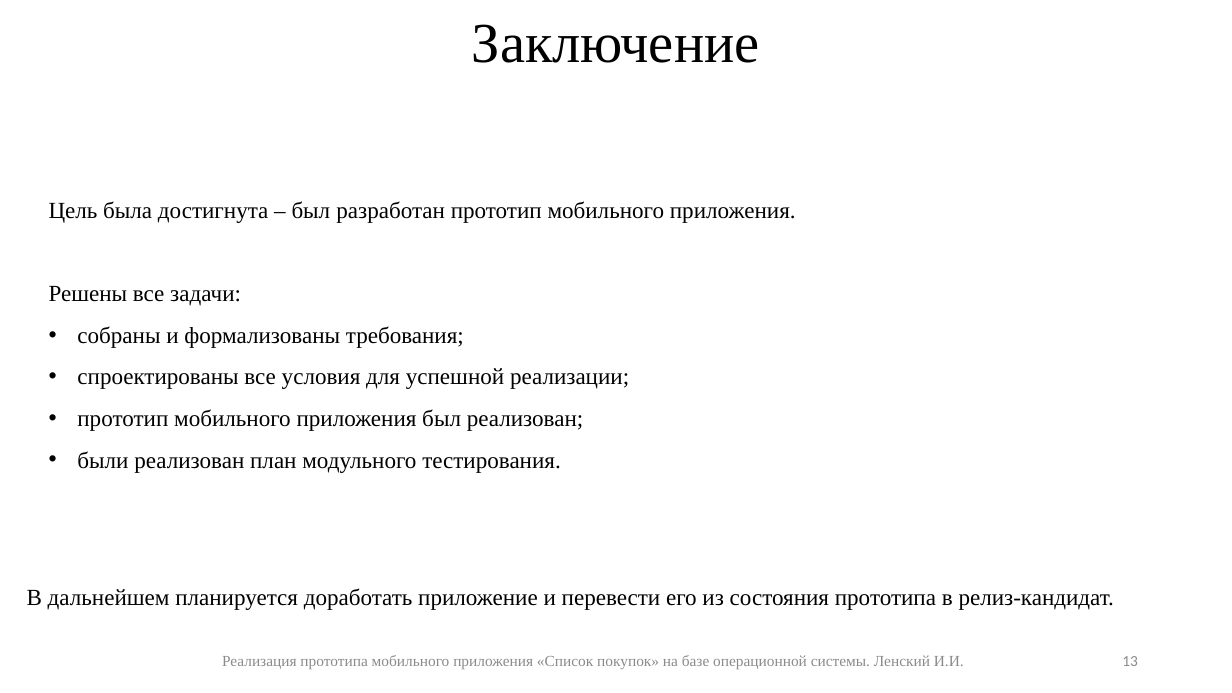
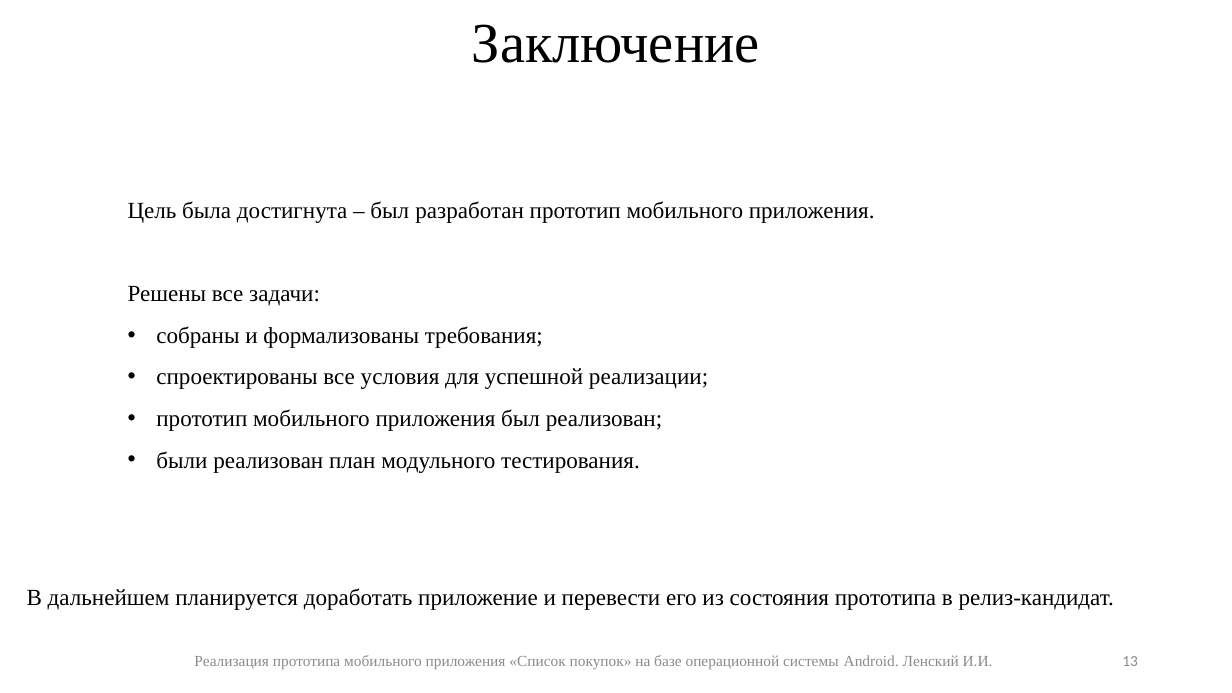
Before and after one commit to IliaLenskii/graduate-work, a slide deck: slide 13 of 3/java-2021-1-Lenskii.pptx. Drawn at 1232x693 pixels with LibreOffice and Linux fonts; fonts in the diff are those of the drawing. Boxes give left, top, right and bottom in pixels: in the first picture for what was removed or moved away, otherwise in the second. Text is boxed around its words. In the diff, an @@ line names an element or a change of style, - is before the commit and + after.

```diff
--- a/3/java-2021-1-Lenskii.pptx
+++ b/3/java-2021-1-Lenskii.pptx
@@ text "Цель была достигнута – был ...": place and size @@
-text "Цель была достигнута – был ..." at [49, 201, 796, 473]
+text "Цель была достигнута – был ..." at [128, 201, 875, 473]
@@ text at [194, 655, 993, 669]: text changed @@
-Реализация прототипа мобильного приложения «Список покупок» на базе операционной системы. Ленский И.И.
+Реализация прототипа мобильного приложения «Список покупок» на базе операционной системы Android. Ленский И.И.
```
Also in this commit, not shown: 11 other slides changed, 2 other files.
